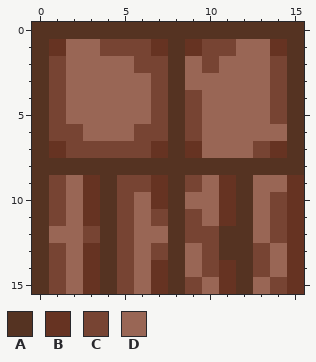
File history of a pixel-art sprite, assets/tileTypes/woodenWallFront.png. This is how it looked before the edit.
The file is 16x16 pixels.
Palette (. is transparent): A #553322  B #663322  C #774433  D #996655
Pixels before, first column x 0:
 0 AAAAAAAAAAAAAAAA
 1 ABDDCCCBABCCDDBA
 2 ACDDDDCCADCDDDCA
 3 ACDDDDDCADDDDDCA
 4 ACDDDDDCACDDDDCA
 5 ACDDDDDCACDDDDCA
 6 ACCDDDCCACDDDDDA
 7 ABCCCCCBABDDDCBA
 8 AAAAAAAAAAAAAAAA
 9 ACDBACCBACDBADDB
10 ACDBACDBADDBADCB
11 ACDBACDCACDBADCB
12 ADDCACDDACCAADCB
13 ACDBACDCADCAACDB
14 ACDBACDBADCBACDB
15 ACDBACDBACDBADCB
Once edited:
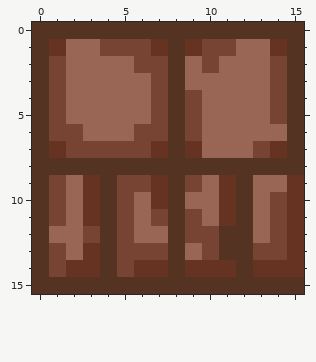
The edit:
y 13: x 6 D -> C; x 14 D -> C
y 14: x 2 D -> B; x 6 D -> B; x 9..10 DC -> BB; x 13..14 CD -> BB
y 15: x 1..3 CDB -> AAA; x 5..7 CDB -> AAA; x 9..11 CDB -> AAA; x 13..15 DCB -> AAA
Pixel boxes of the changes (left, top, right, bottom) in both pictures:
changed: (49, 243, 304, 294)
